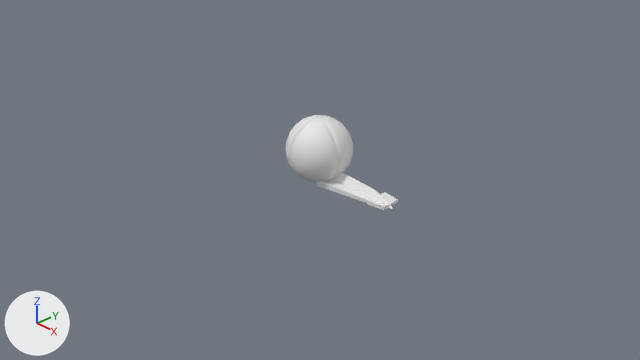
The Blender file blendFiles/pieces.blend as it was, and as the next commit left it.
Before and after are seen from the file's camera 'Camera'. Lighting does not change. The marker at lower left points along +X, +Y and +Z. The first picture is the older version.

In view in the first picture: 'flatPiece', 'simpleBun', 'strand'.
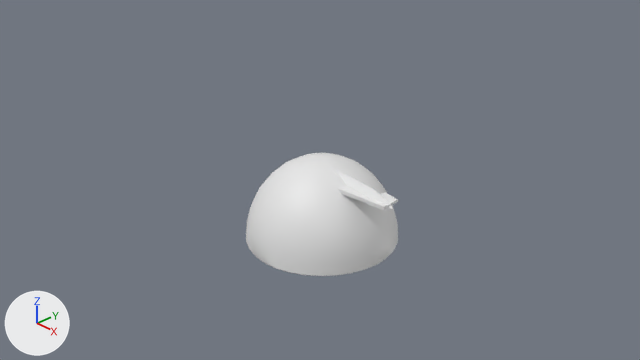
Changed parts and their boxes [x1, y1, x2, y2] in the pictures (640 x 360 px):
'bowl', added: after [246, 153, 398, 276]
'simpleBun', hidden: before [286, 115, 353, 183]

Patch to the scene script:
```diff
--- a/blendFiles/pieces.blend.py
+++ b/blendFiles/pieces.blend.py
@@ me_sphere_004 @@
+me_sphere_004.from_pydata(...)  # 338 vertices, 352 faces; spans x -1.0..1.0, y -0.95..1.05, z -0.9..0.21
+me_sphere_004.polygons.foreach_set('use_smooth', [True] * 352)
@@ ob_simplebun @@
 ob_simplebun.scale = (0.423, 0.423, 0.423)
+ob_simplebun.hide_set(True)
@@ ob_bowl @@
+ob_bowl = bpy.data.objects.new('bowl', me_sphere_004)
+ob_bowl.location = (0.0, 0.0, 0.0)
```
